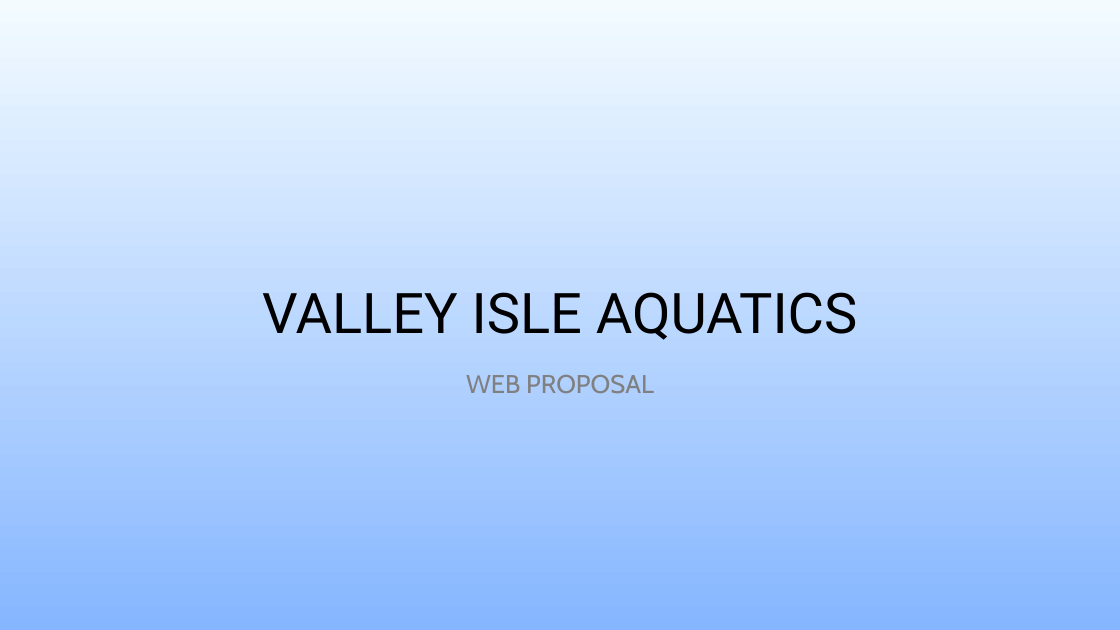
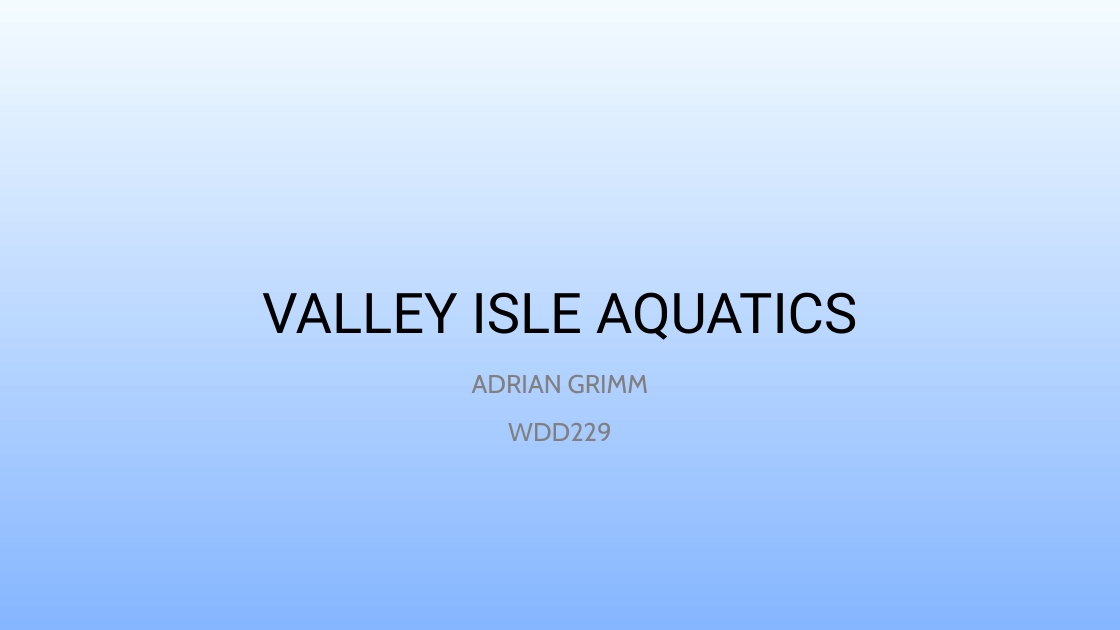
Before and after one commit to usmcamgrimm/WDD229-Advanced-Web-Design, a slide deck: slide 1 of Week 4/ValleyIsleAquatics.pptx. Drawn at 1120x630 pixels with LibreOffice and Linux fonts; fonts in the diff are those of the drawing; background and template pictures are left out. Boxes give left, top, right and bottom in pixels: in the first picture for what was removed or moved away, otherwise in the second. Text is boxed around its words. In the diff, an @@ line names an element or a change of style, - is before the commit and + after.

```diff
--- a/Week 4/ValleyIsleAquatics.pptx
+++ b/Week 4/ValleyIsleAquatics.pptx
@@ subtitle at bbox=[472, 375, 649, 441]: text changed @@
-WEB PROPOSAL
+ADRIAN GRIMM
+WDD229
```
Also in this commit, not shown: 6 slides added, 1 slide removed, 11 other files.
